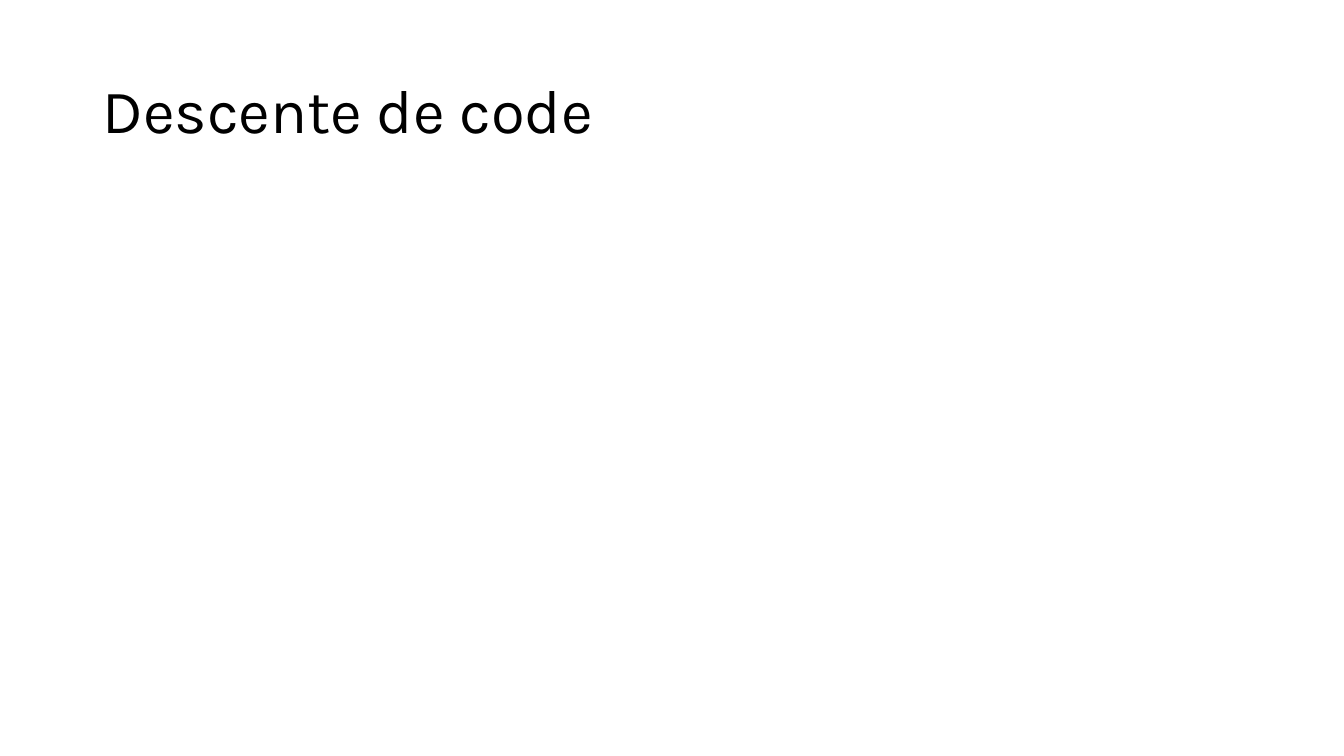
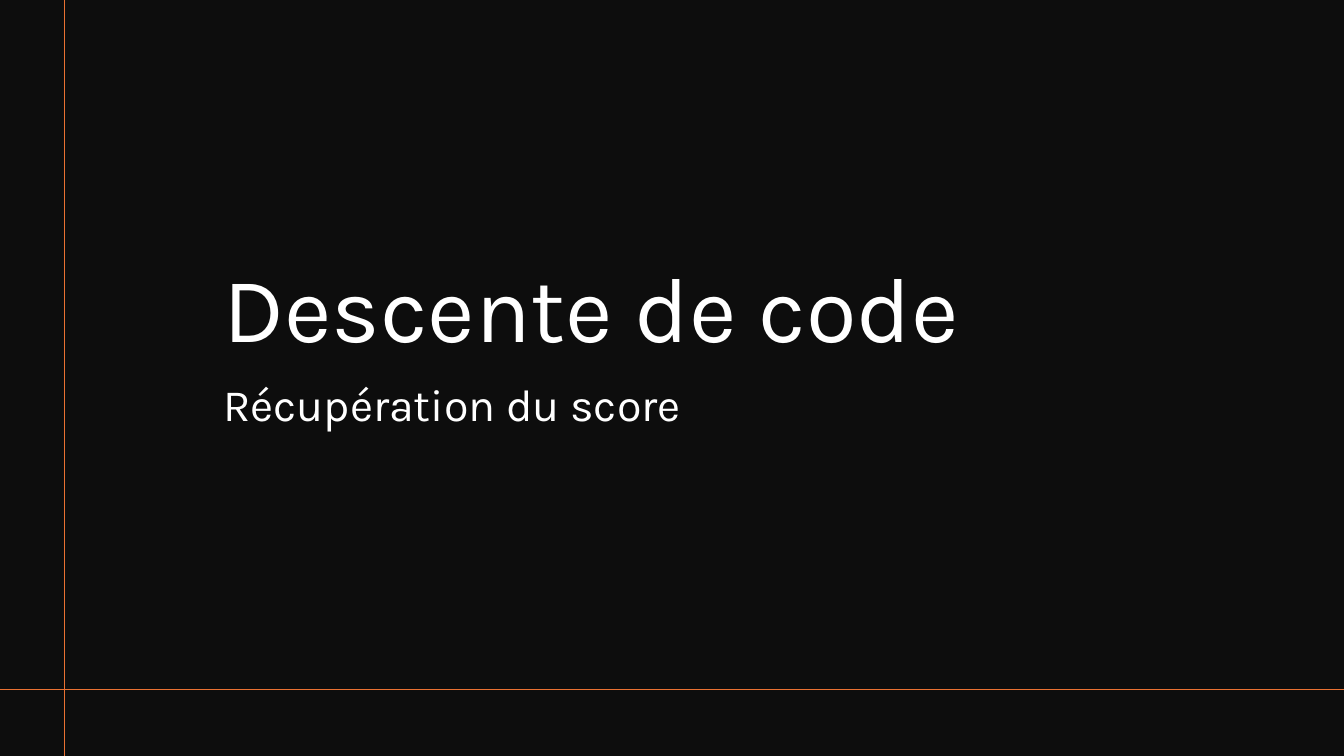
Before and after one commit to Barras-Matias-emf/306-G2-ArcadiaBox, a slide deck: slide 12 of documentation/ArcadiaboxPresentation.pptx. Drawn at 1344x756 pixels with LibreOffice and Linux fonts; fonts in the diff are those of the drawing. Boxes give left, top, right and bottom in pixels: in the first picture for what was removed or moved away, otherwise in the second. Text is boxed around its words. In the diff, an @@ line names an element or a change of style, - is before the commit and + after.

```diff
--- a/documentation/ArcadiaboxPresentation.pptx
+++ b/documentation/ArcadiaboxPresentation.pptx
@@ rectangle added at <box>0,0,1344,756</box>, fill #0D0D0D @@
@@ line added from (65, 0) to (65, 756), #E97132 1 pt @@
@@ title "Descente de code": place and size @@
-title "Descente de code" at <box>102,91,593,134</box>
+title "Descente de code" at <box>223,279,959,343</box>
@@ title "Descente de code" at <box>223,279,959,343</box>: size 44 to 66 pt, text colour #000000 to #FFFFFF; vertical alignment middle to bottom @@
@@ text added at <box>223,387,680,432</box>, 32 pt, text #FFFFFF @@
+Récupération du score
@@ line added from (1344, 690) to (0, 690), #E97132 1 pt @@
```
Also in this commit, not shown: 2 other slides changed, 4 slides added, 11 other files.
